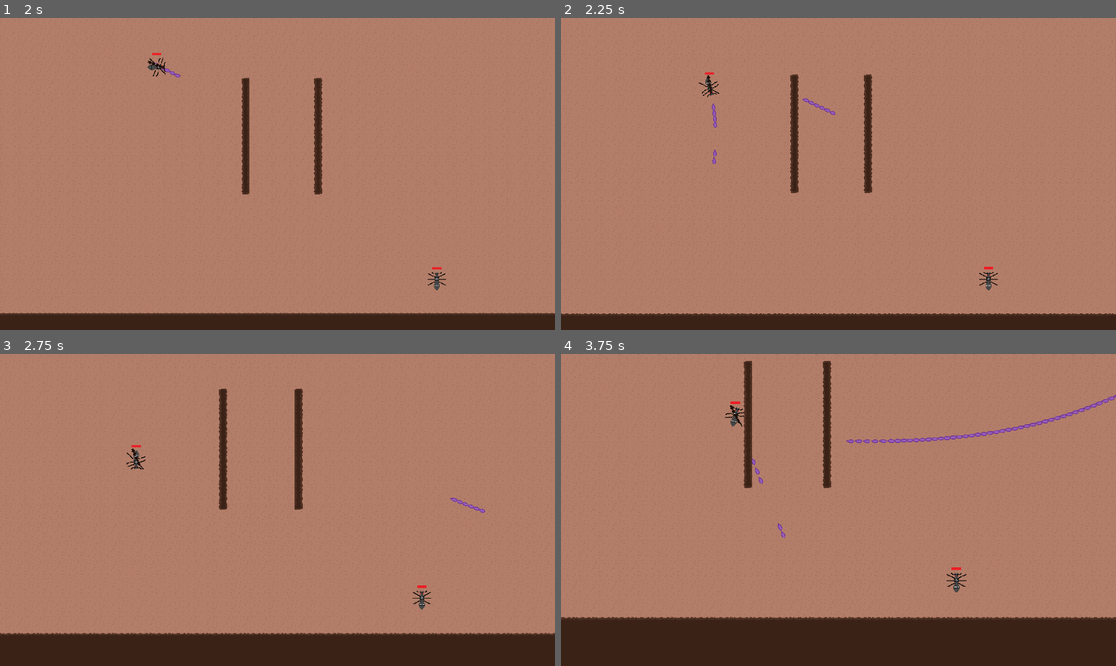
Above: before the commit, frames 1-4 (two rows, left to right).
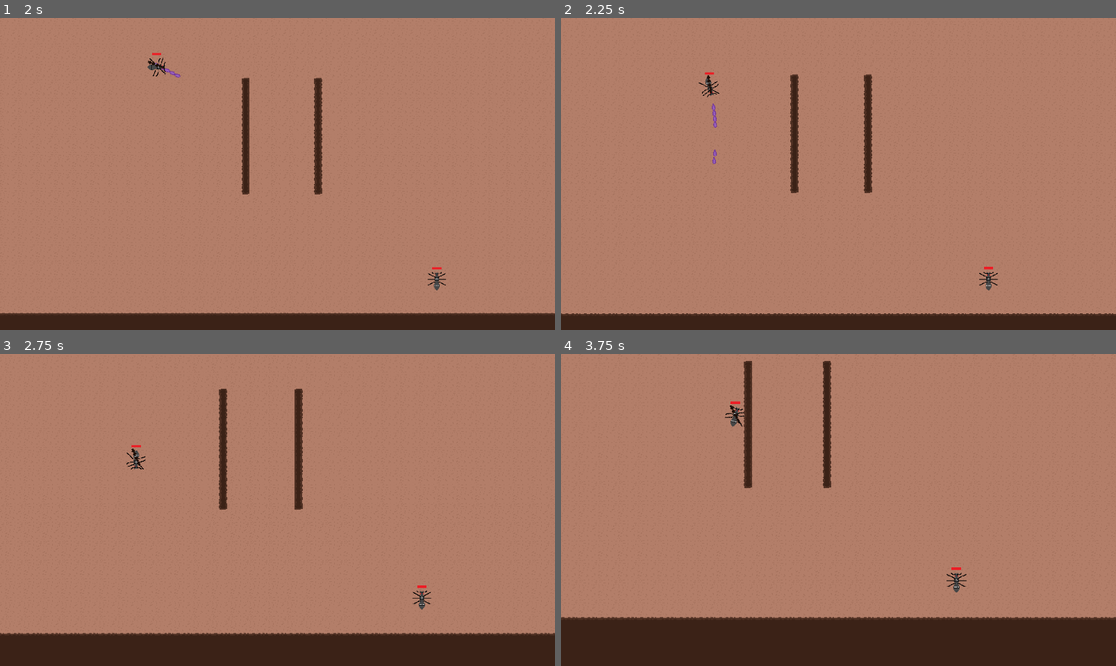
Above: after the commit, the same moments.

Repository: Poppi75/Battants
Game: Godot game, scene res://scenes/ui/main_menu.tscn
Two runs of this game, one before a commit and one after it. Both use one fixed random seed, a clock stepped at 60 frames per second and the inputs below.
Inputs (mouse positions are in pixels of both pictures, inside the frame that each line leads up to):
- Up to frame 1 (2 s): click "Play" at 0.5 s; move the mouse to (399, 158) at 1.27 s; press the mouse at (399, 158) at 1.28 s; hold D (p1_right) from 1.28 s (still down)
- Up to frame 2 (2.25 s): move the mouse to (727, 189) at 2.02 s; release D (p1_right) at 2.03 s; release the mouse at (727, 189) at 2.03 s; hold S (p1_down) from 2.03 s (still down); click (727, 189) at 2.1 s
- Up to frame 3 (2.75 s): keep holding S (p1_down)
- Up to frame 4 (3.75 s): move the mouse to (894, 441) at 2.77 s; release S (p1_down) at 2.78 s; press the mouse at (894, 441) at 2.78 s; hold D (p1_right) 2.78-3.53 s; move the mouse to (810, 572) at 3.52 s; release the mouse at (810, 572) at 3.53 s; hold W (p1_up) from 3.53 s (still down); click (810, 572) at 3.6 s

Frame 1 is identical in both runs. In frame 2, less than 0.1% of the frame differs, in the area x 43-50%, y 25-32%; in frame 3, less than 0.1%; in frame 4, 0.6%, in the area x 34-100%, y 12-60%.
Error after the commit: Invalid call. Nonexistent function 'take_damage' in base 'CharacterBody2D (Player)'. (res://scripts/weapons/testi_kapula_bullet.gd:18)

Commit message:
bullet muutoksia ehkä

Diff:
--- a/scenes/weapons/testi_kapula_bullet.tscn
+++ b/scenes/weapons/testi_kapula_bullet.tscn
@@ -7,6 +7,8 @@
 radius = 3.4135733
 
 [node name="Area2D" type="Area2D"]
+collision_layer = 4
+collision_mask = 3
 script = ExtResource("1_7l757")
 
 [node name="Sprite2D" type="Sprite2D" parent="."]
@@ -20,4 +22,5 @@
 wait_time = 3.0
 autostart = true
 
+[connection signal="body_entered" from="." to="." method="_on_body_entered"]
 [connection signal="timeout" from="LifeTime" to="." method="_on_life_time_timeout"]
--- a/scripts/weapons/testi_kapula_bullet.gd
+++ b/scripts/weapons/testi_kapula_bullet.gd
@@ -8,7 +8,13 @@
 	# Move forward based on current rotation (0 rad faces right).
 	global_position += Vector2.RIGHT.rotated(rotation) * speed * delta
 
+func _on_life_time_timeout() -> void:
+	queue_free()
 
 
-func _on_life_time_timeout() -> void:
+
+func _on_body_entered(body: Node2D) -> void:
+	if body.is_in_group("players"):
+		body.take_damage()
+
 	queue_free()
